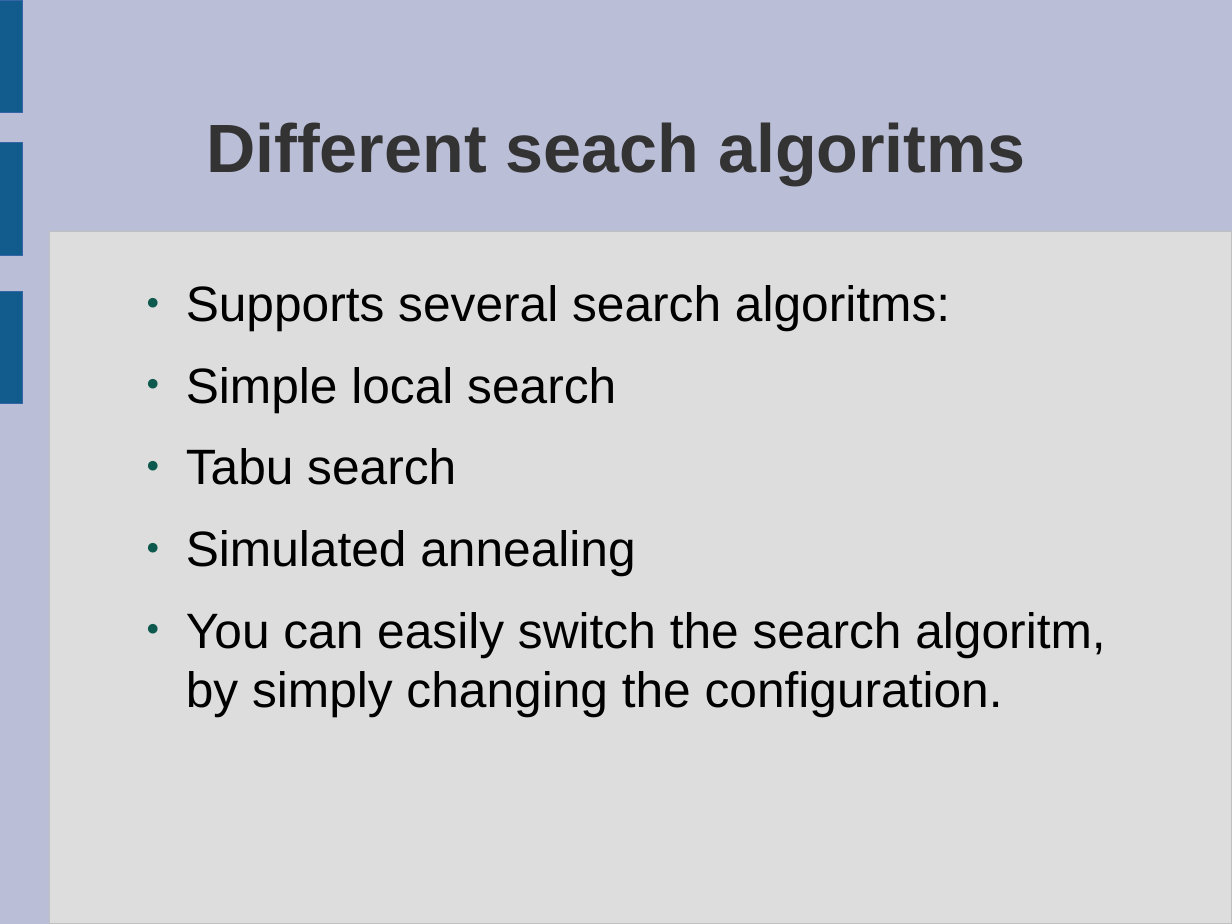
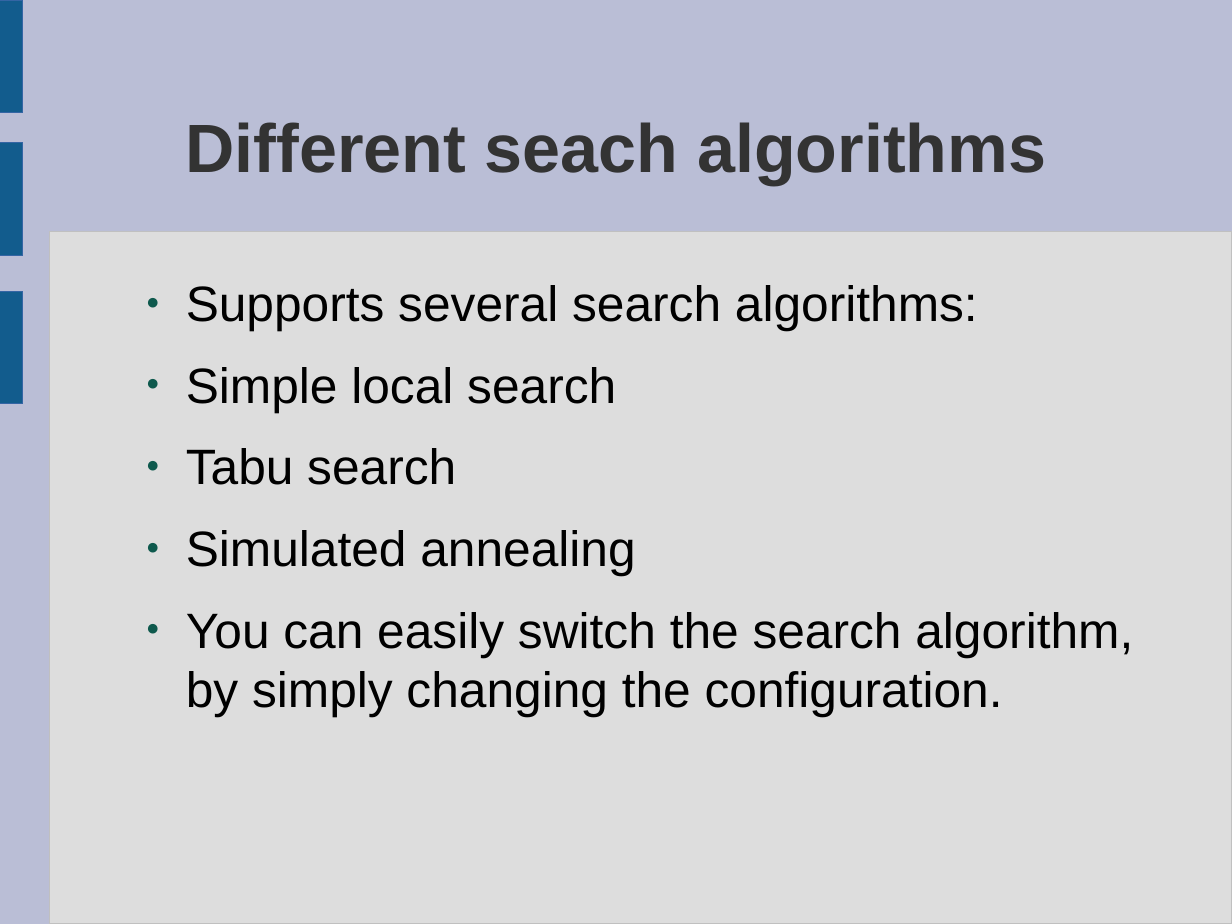
Before and after one commit to bobmcwhirter/drools, a slide deck: slide 4 of drools-solver/src/presentations/drools-solver_5_minute_overview.odp. Drawn at 1232x924 pixels with LibreOffice and Linux fonts; fonts in the diff are those of the drawing. Boxes give left, top, right and bottom in pixels: in the first picture for what was removed or moved away, otherwise in the second. Text is boxed around its words. In the diff, an @@ line names an element or a change of style, - is before the commit and + after.

```diff
--- a/drools-solver/src/presentations/drools-solver_5_minute_overview.odp
+++ b/drools-solver/src/presentations/drools-solver_5_minute_overview.odp
@@ title at bbox=[185, 122, 1046, 185]: text changed @@
-Different seach algoritms
+Different seach algorithms
@@ text at bbox=[186, 285, 978, 331]: text changed @@
-● Supports several search algoritms:
+● Supports several search algorithms:
@@ text at bbox=[186, 612, 1133, 717]: text changed @@
-● You can easily switch the search algoritm, by simply changing the configuration.
+● You can easily switch the search algorithm, by simply changing the configuration.
```
Also in this commit, not shown: 1 other slide changed, 1 other file.
